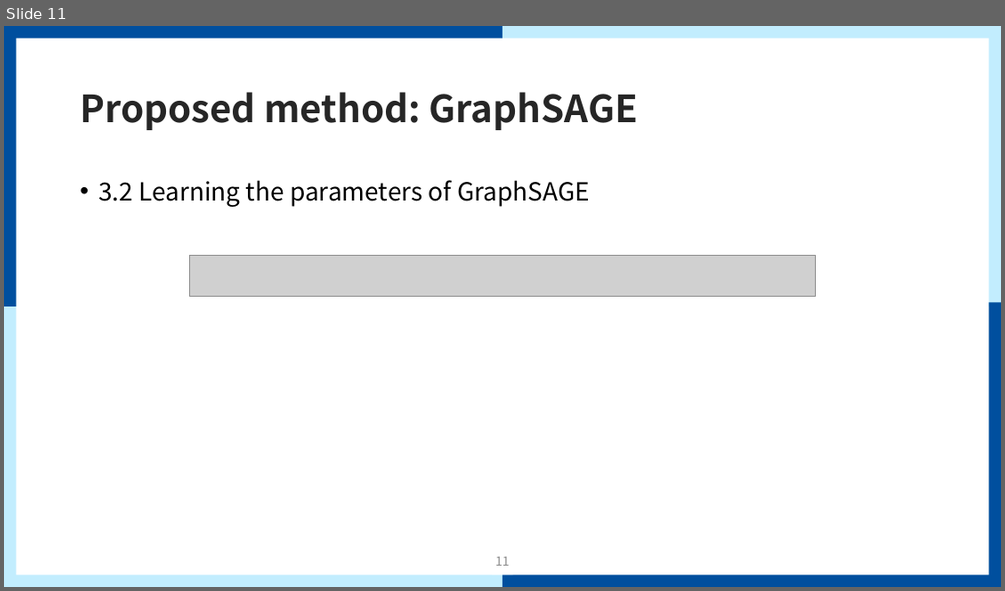
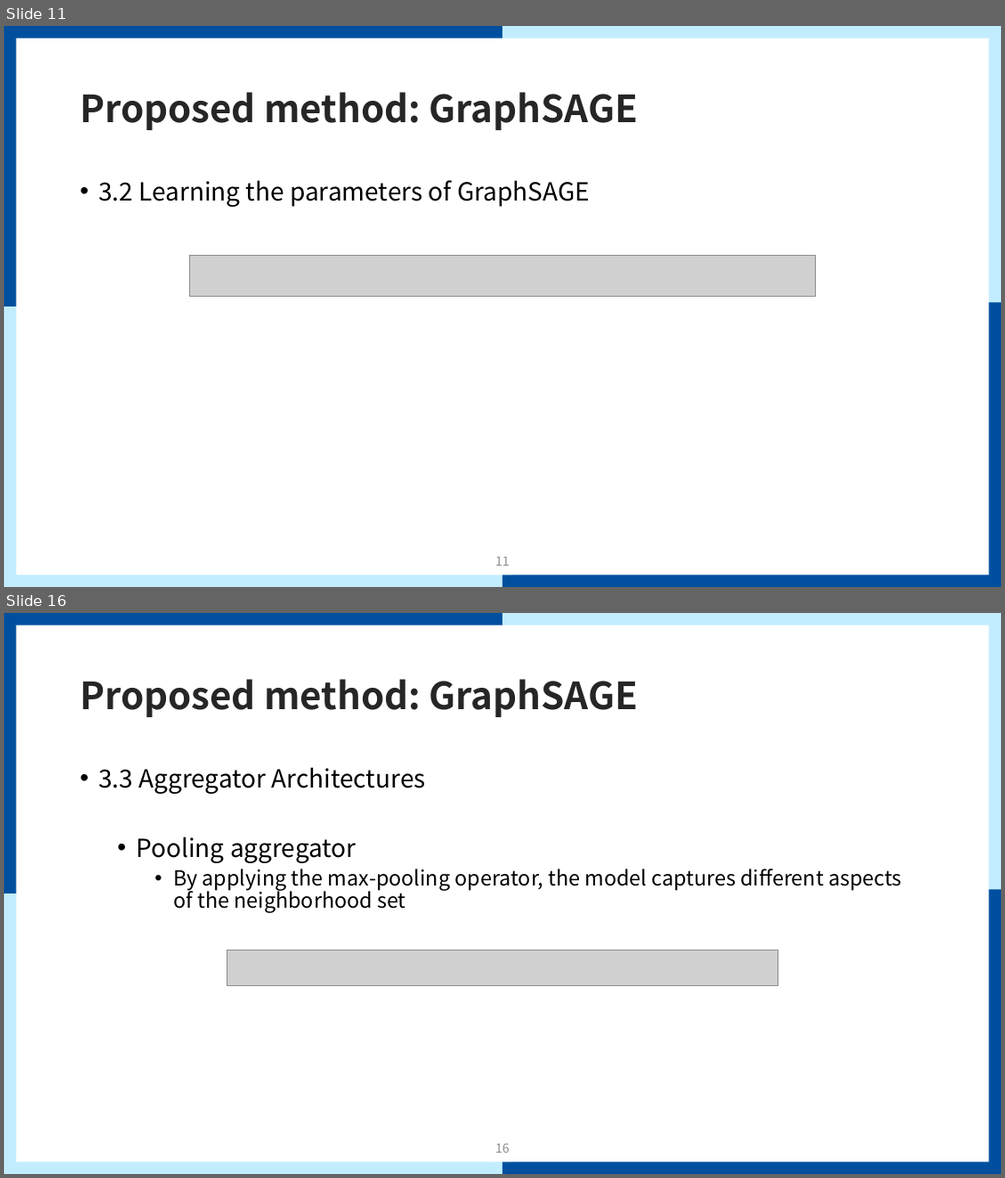
Before and after one commit to mmvv11/GraduateStudies, a slide deck: papers/review/GraphSAGE Review.pptx. Shown one above the other, each under a label of ours: slide 11 before the commit, slides 11 and 16 after it; the slides between them are not shown. The pictures are 1005x591 and 1005x1178 pixels, drawn with LibreOffice and Linux fonts; fonts in the diff are those of the drawing; grey boxes stand for pictures; background and template pictures are left out. Boxes give left, top, right and bottom in pixels: in the first picture for what was removed or moved away, otherwise in the second. Text is boxed around its words. In the diff, an @@ line names an element or a change of style, - is before the commit and + after.

Commit message:
GraphSAGE 리뷰 완성

```diff
--- a/papers/review/GraphSAGE Review.pptx
+++ b/papers/review/GraphSAGE Review.pptx
@@ slide 16 added at bbox=[4, 613, 1001, 1174], background #FFFFFF; not listed: 9 template elements that a slide beside it also shows @@
@@ title added at bbox=[80, 679, 638, 717], 36 pt, text #262626, bold @@
+Proposed method: GraphSAGE
@@ text added at bbox=[98, 767, 902, 913], 20 pt, text #000000 @@
+• 3.3 Aggregator Architectures
+  • Pooling aggregator
+    • By applying the max-pooling operator, the model captures different aspects of the neighborhood set
@@ picture added at bbox=[226, 949, 778, 985] @@
@@ page number added at bbox=[495, 1143, 510, 1152], 12 pt, text #8C8C8C @@
+16
```
Also in this commit, not shown: 2 slides changed, 12 other slides added.
